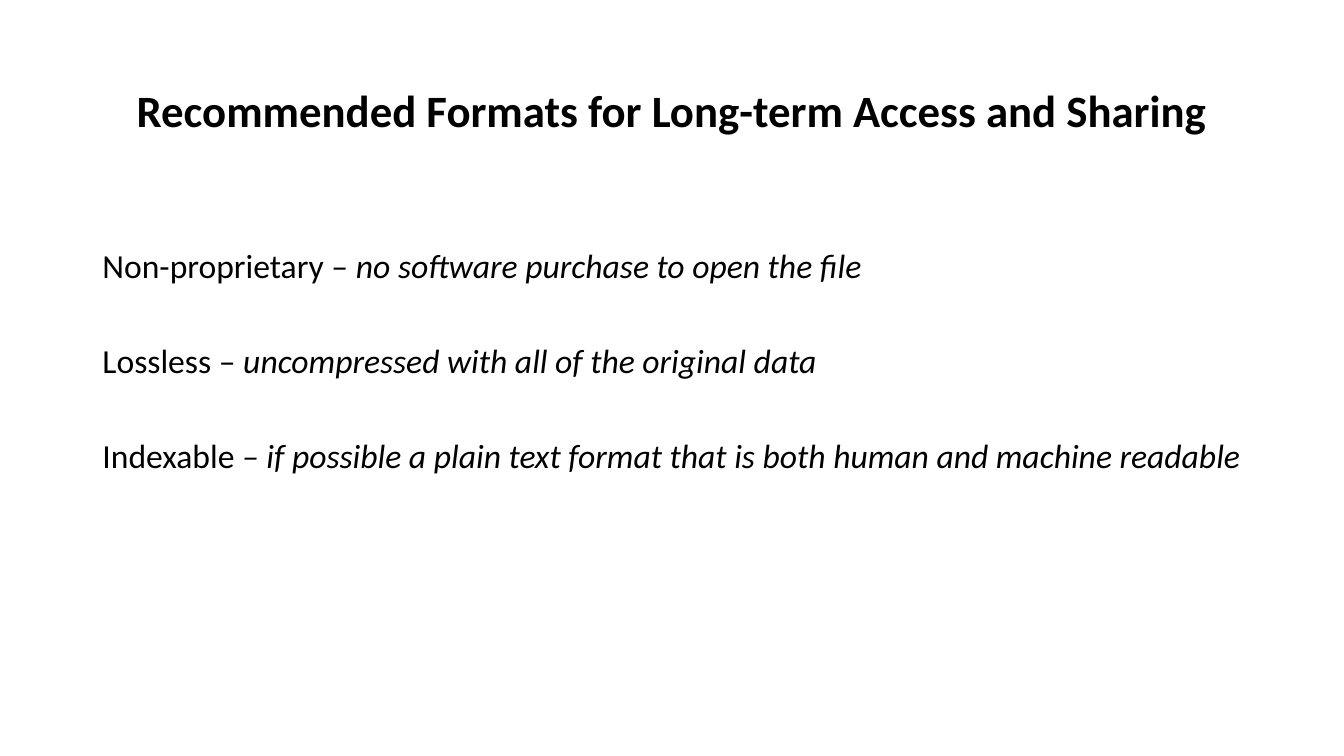
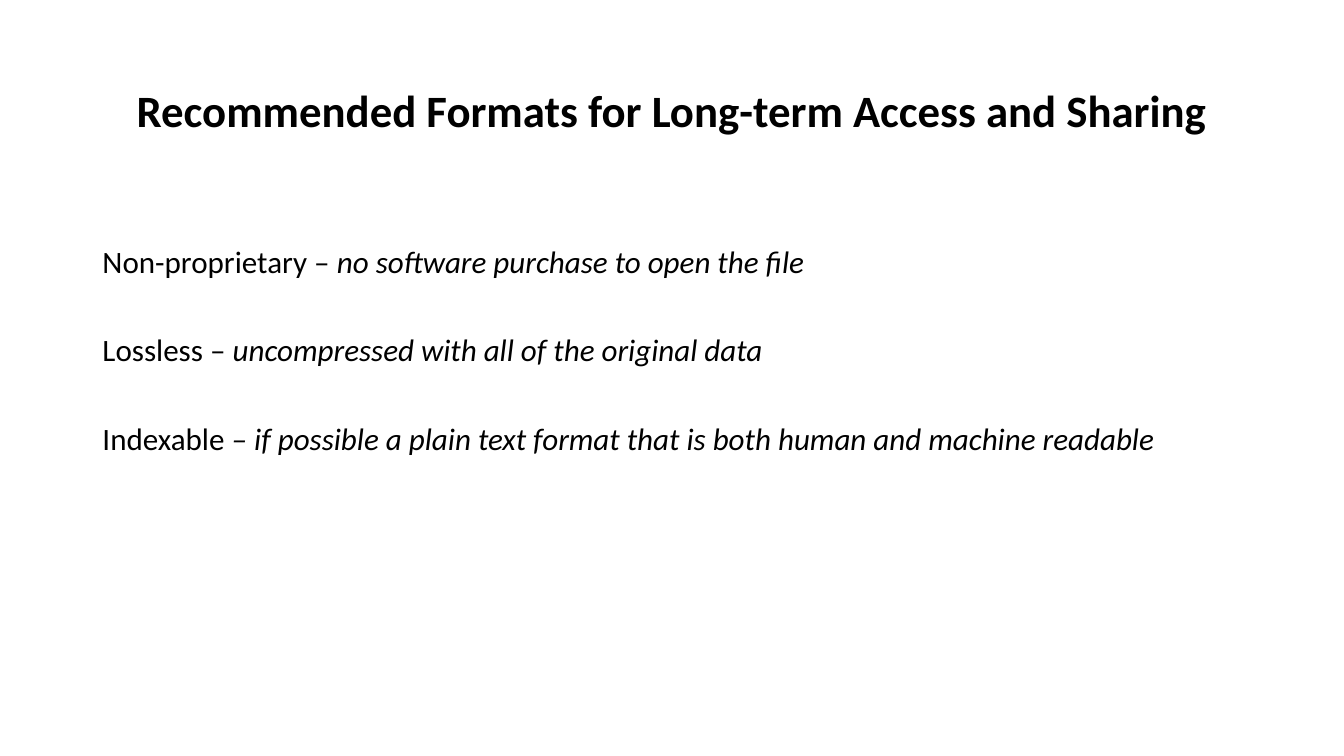
Before and after one commit to tibbben/teaching.data.literacy, a slide deck: slide 7 of UM_DataManagementClass/Lessons/03/03_secondMeeting.pptx. Drawn at 1344x756 pixels with LibreOffice and Linux fonts; fonts in the diff are those of the drawing. Boxes give left, top, right and bottom in pixels: in the first picture for what was removed or moved away, otherwise in the second. Text is boxed around its words. In the diff, an @@ line names an element or a change of style, - is before the commit and + after.

```diff
--- a/UM_DataManagementClass/Lessons/03/03_secondMeeting.pptx
+++ b/UM_DataManagementClass/Lessons/03/03_secondMeeting.pptx
@@ text "Non-proprietary – no software purchase ..." at (x1=102, y1=251, x2=1154, y2=455): size 24 to 22.2 pt @@
```
Also in this commit, not shown: 3 other slides changed, 8 slides added, 1 other file.
